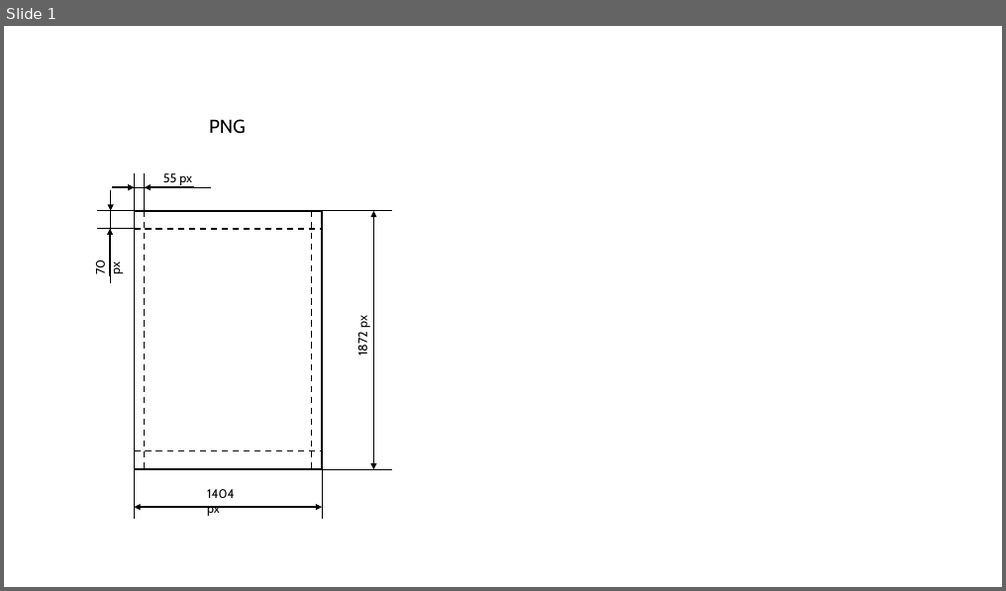
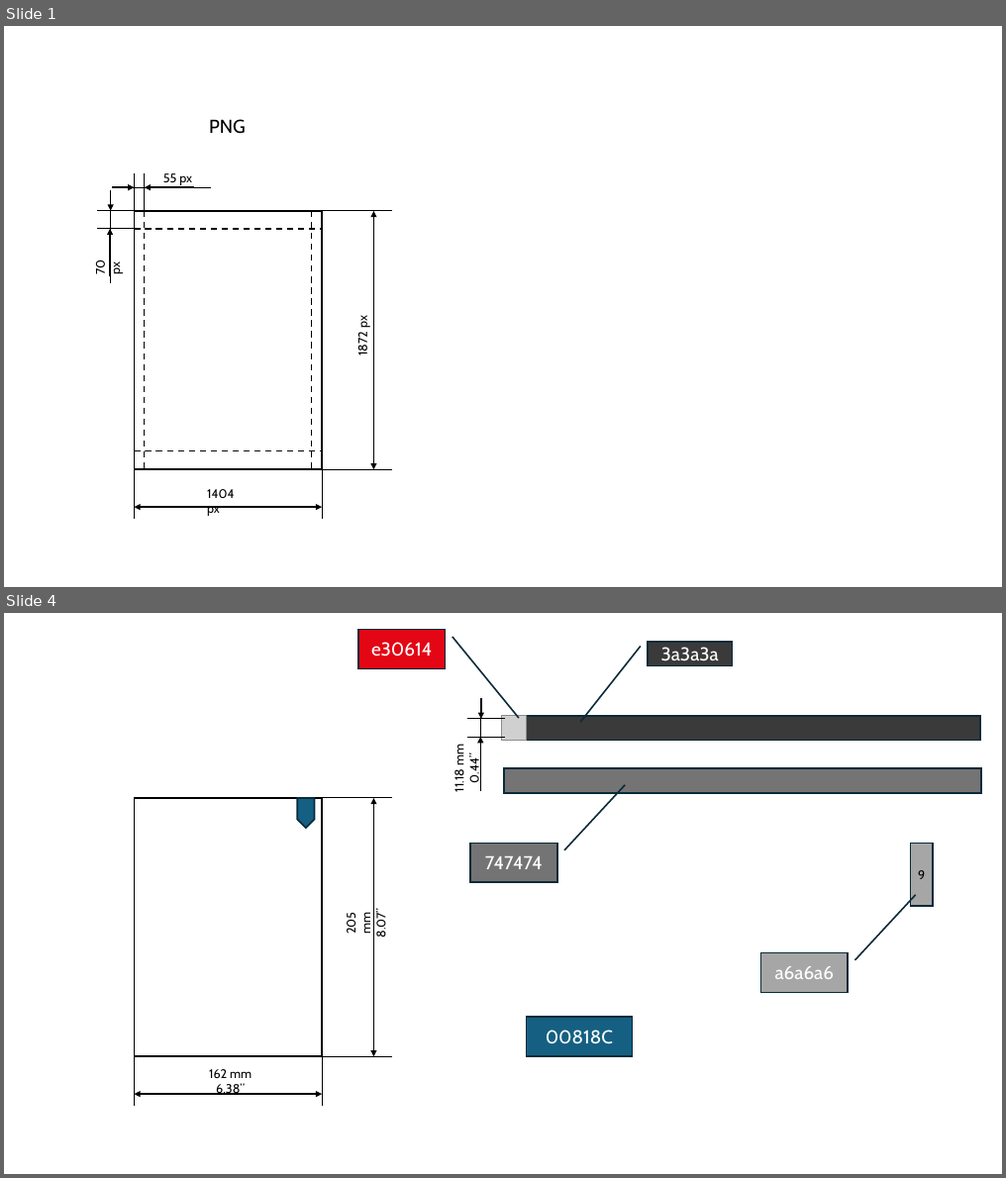
Before and after one commit to devilinside71/Onyx-Boox-Air-2-Plus-Templates, a slide deck: Helper.pptx. Shown one above the other, each under a label of ours: slide 1 before the commit, slides 1 and 4 after it; the slides between them are not shown. The pictures are 1006x591 and 1006x1178 pixels, drawn with LibreOffice and Linux fonts; fonts in the diff are those of the drawing; grey boxes stand for pictures. Boxes give left, top, right and bottom in pixels: in the first picture for what was removed or moved away, otherwise in the second. Text is boxed around its words. In the diff, an @@ line names an element or a change of style, - is before the commit and + after.

```diff
--- a/Helper.pptx
+++ b/Helper.pptx
@@ slide 4 added at (4, 613, 1002, 1174), background #FFFFFF @@
@@ border callout added at (358, 630, 446, 669), fill #E30614, outline #092A39 1.5 pt, 18 pt, text #FFFFFF @@
+e30614
@@ border callout added at (648, 642, 733, 666), fill #3A3A3A, outline #092A39 1.5 pt, 18 pt, text #FFFFFF @@
+3a3a3a
@@ line added from (481, 700) to (481, 791), #000000 1 pt @@
@@ arrow added from (481, 698) to (481, 719), #000000 1.5 pt @@
@@ line added from (505, 719) to (467, 719), #000000 1 pt @@
@@ picture added at (502, 716, 527, 741) @@
@@ rectangle added at (503, 716, 981, 741), fill #3A3A3A, outline #092A39 1.5 pt @@
@@ text added at (451, 747, 481, 792), 12 pt, text #000000 @@
+11.18 mm
+0.44”
@@ line added from (505, 737) to (467, 737), #000000 1 pt @@
@@ arrow added from (481, 784) to (481, 737), #000000 1.5 pt @@
@@ rectangle added at (504, 768, 982, 793), fill #747474, outline #092A39 1.5 pt @@
@@ rectangle added at (135, 798, 322, 1057), outline #000000 1.5 pt @@
@@ pentagon arrow added at (297, 798, 314, 828), fill #156082, outline #092A39 1.5 pt @@
@@ line added from (322, 798) to (392, 798), #000000 1 pt @@
@@ double arrow added from (374, 798) to (374, 1057), #000000 1.5 pt @@
@@ border callout added at (470, 843, 557, 882), fill #747474, outline #092A39 1.5 pt, 18 pt, text #FFFFFF @@
+747474
@@ rectangle added at (911, 843, 933, 906), fill #A6A6A6, outline #092A39 1.5 pt, 12 pt, text #000000 @@
+9
@@ text added at (344, 912, 388, 938), 12 pt, text #000000 @@
+205 mm
+8.07”
@@ border callout added at (761, 953, 847, 992), fill #A6A6A6, outline #092A39 1.5 pt, 18 pt, text #FFFFFF @@
+a6a6a6
@@ rectangle added at (527, 1017, 633, 1057), fill #156082, outline #092A39 1.5 pt, 18 pt, text #FFFFFF @@
+00818C
@@ line added from (135, 1057) to (135, 1106), #000000 1 pt @@
@@ line added from (322, 1057) to (322, 1106), #000000 1 pt @@
@@ line added from (322, 1057) to (392, 1057), #000000 1 pt @@
@@ text added at (209, 1069, 252, 1095), 12 pt, text #000000 @@
+162 mm
+6.38”
@@ double arrow added from (135, 1094) to (322, 1094), #000000 1.5 pt @@
```
Also in this commit, not shown: 2 other slides added, 2 other files.
